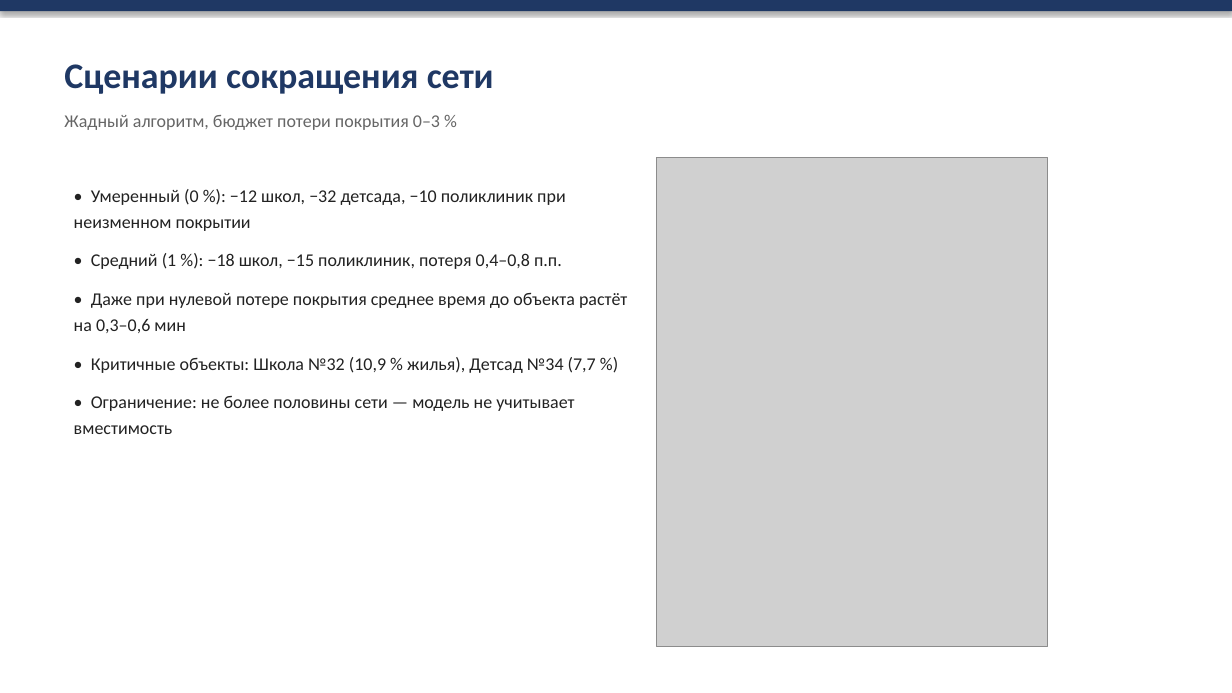
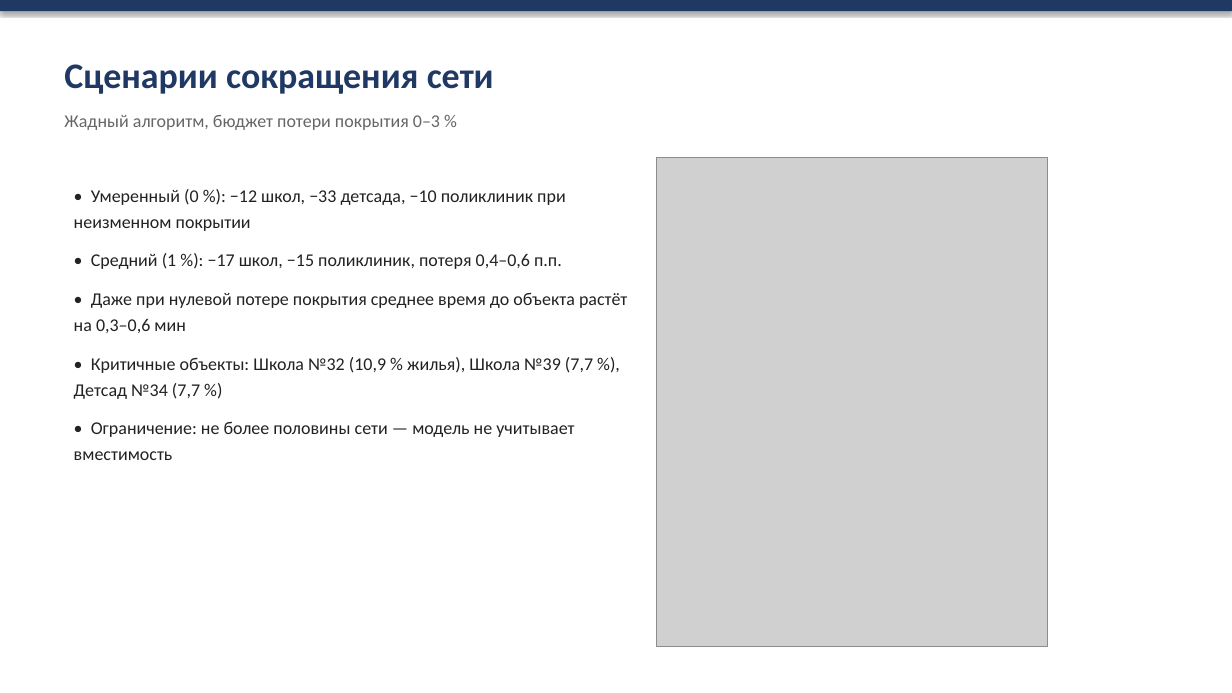
Before and after one commit to Geraks7/kamensk-accessibility, a slide deck: slide 6 of presentation.pptx. Drawn at 1232x693 pixels with LibreOffice and Linux fonts; fonts in the diff are those of the drawing; grey boxes stand for pictures. Boxes give left, top, right and bottom in pixels: in the first picture for what was removed or moved away, otherwise in the second. Text is boxed around its words. In the diff, an @@ line names an element or a change of style, - is before the commit and + after.

Commit message:
feat: verify POI against official municipal lists
02b_official_poi.py собирает перечни школ и детсадов с obr-ku.ru, 02c_verify_poi.py чистит OSM от ложных объектов, сопоставляет по номеру, геокодирует недостающие через Nominatim и собирает poi_verified.gpkg. Расчёты переведены на сверенный слой: покрытие школ выросло с 67 до 75 %, школа №39 (Монастырка) вошла в топ критичных объектов.

```diff
--- a/presentation.pptx
+++ b/presentation.pptx
@@ text at [74, 189, 566, 269]: text changed @@
-• Умеренный (0 %): −12 школ, −32 детсада, −10 поликлиник при неизменном покрытии
-• Средний (1 %): −18 школ, −15 поликлиник, потеря 0,4–0,8 п.п.
+• Умеренный (0 %): −12 школ, −33 детсада, −10 поликлиник при неизменном покрытии
+• Средний (1 %): −17 школ, −15 поликлиник, потеря 0,4–0,6 п.п.
@@ text at [74, 357, 593, 399]: text changed @@
-• Критичные объекты: Школа №32 (10,9 % жилья), Детсад №34 (7,7 %)
+• Критичные объекты: Школа №32 (10,9 % жилья), Школа №39 (7,7 %), Детсад №34 (7,7 %)
```
Also in this commit, not shown: 4 other slides changed, 23 other files.
